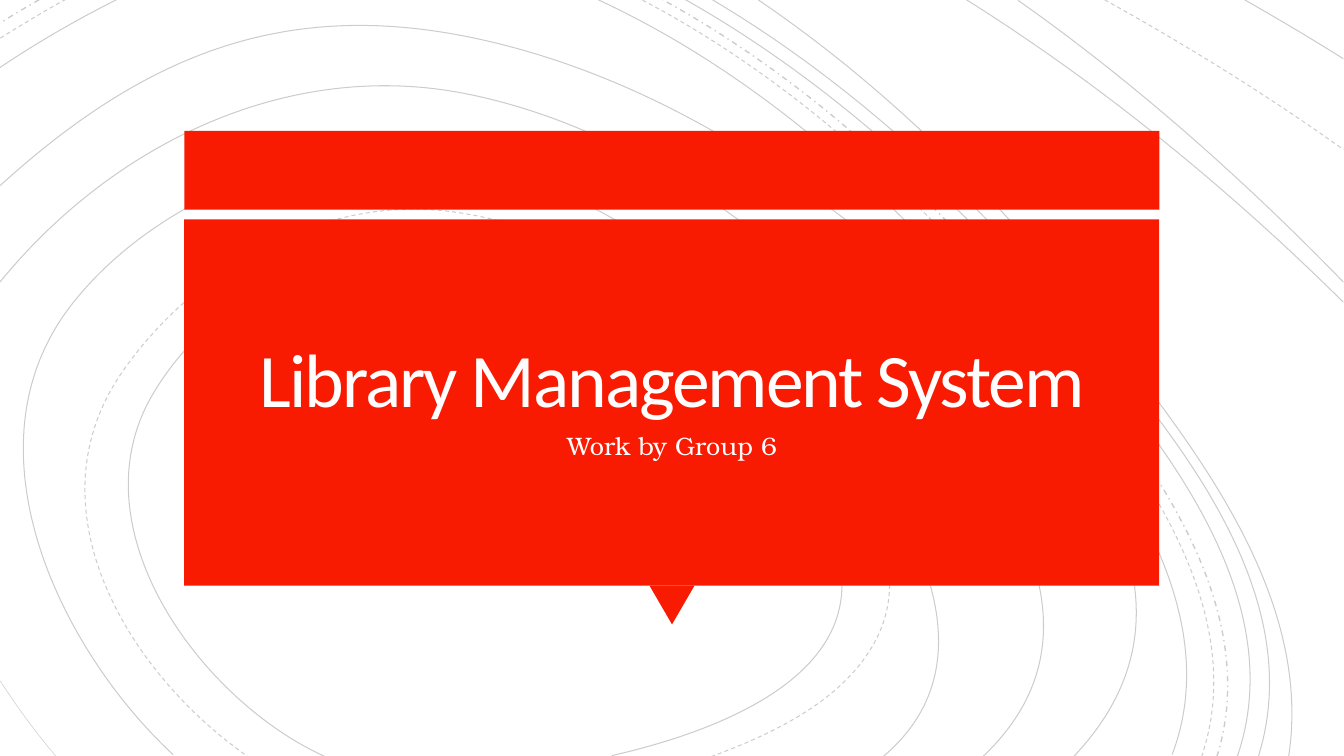
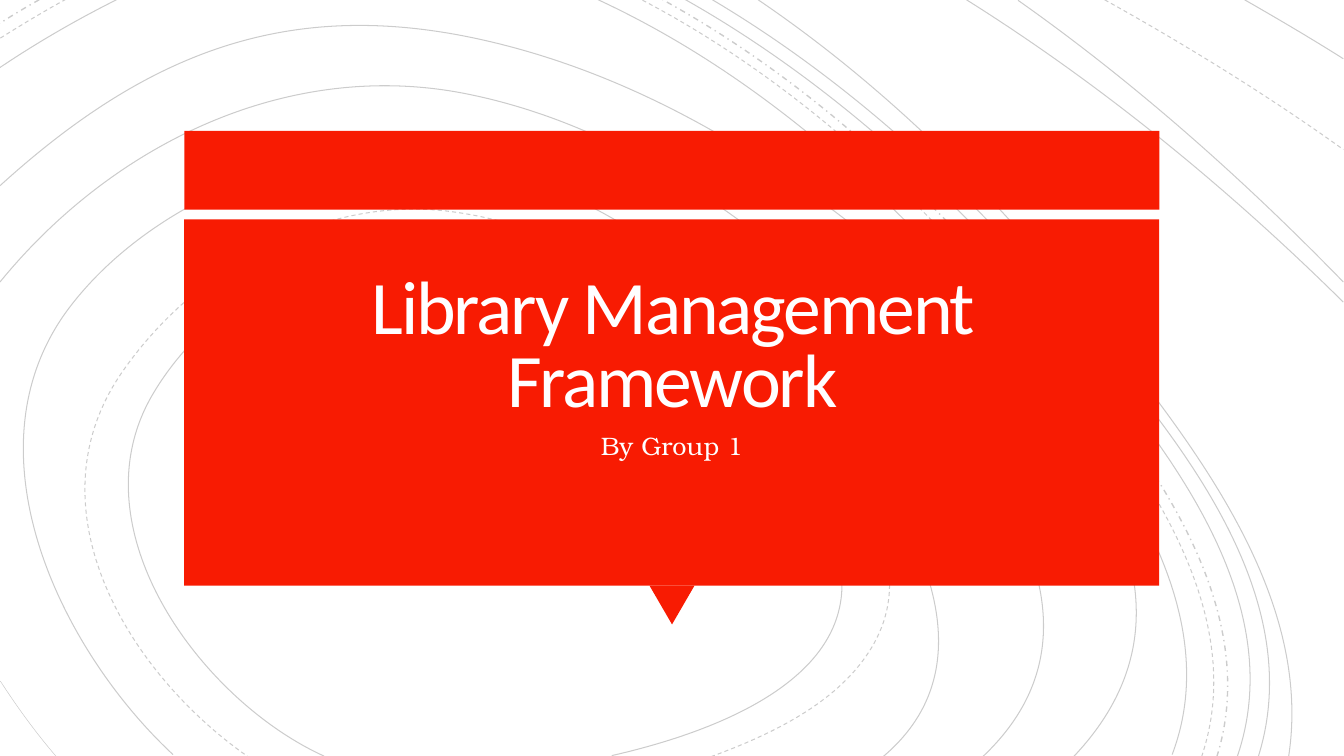
Before and after one commit to asdprojectlibrary/FrameworkLibraryProject, a slide deck: slide 1 of LibraryFrameworkPresentation.pptx. Drawn at 1344x756 pixels with LibreOffice and Linux fonts; fonts in the diff are those of the drawing. Boxes give left, top, right and bottom in pixels: in the first picture for what was removed or moved away, otherwise in the second. Text is boxed around its words. In the diff, an @@ line names an element or a change of style, - is before the commit and + after.

```diff
--- a/LibraryFrameworkPresentation.pptx
+++ b/LibraryFrameworkPresentation.pptx
@@ title at <box>371,281,975,408</box>: text changed @@
-Library Management System
+Library Management Framework
@@ subtitle at <box>601,437,743,461</box>: text changed @@
-Work by Group 6
+By Group 1
```
Also in this commit, not shown: 2 other slides changed.
